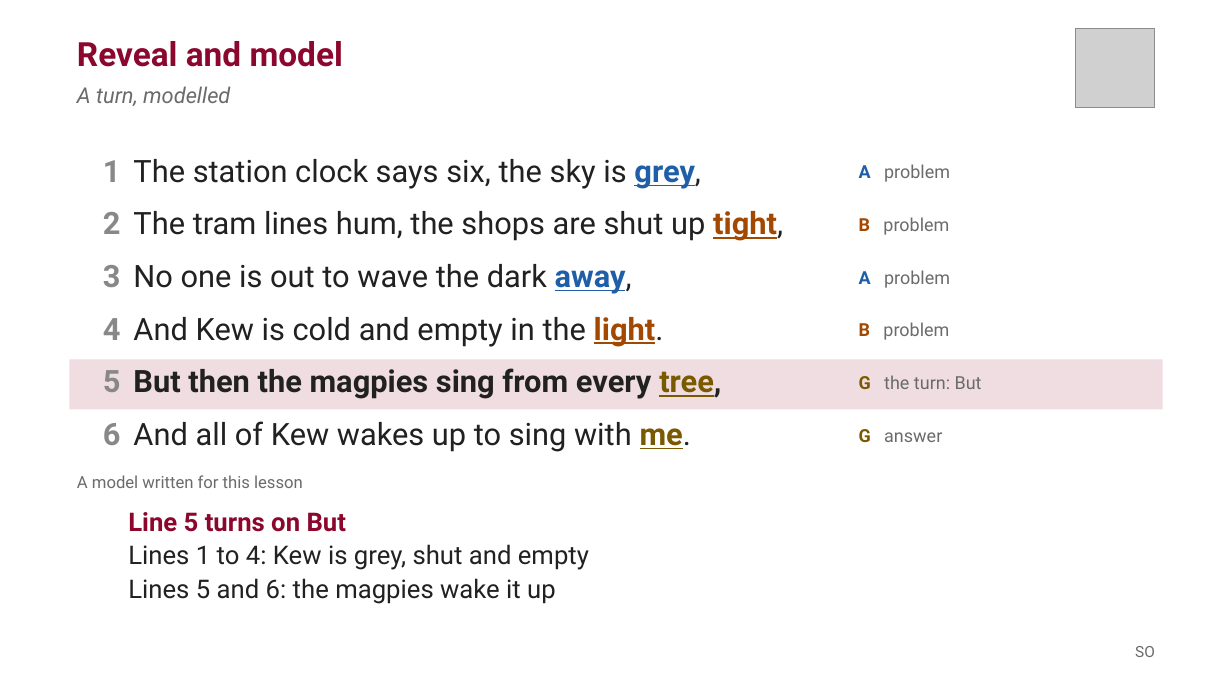
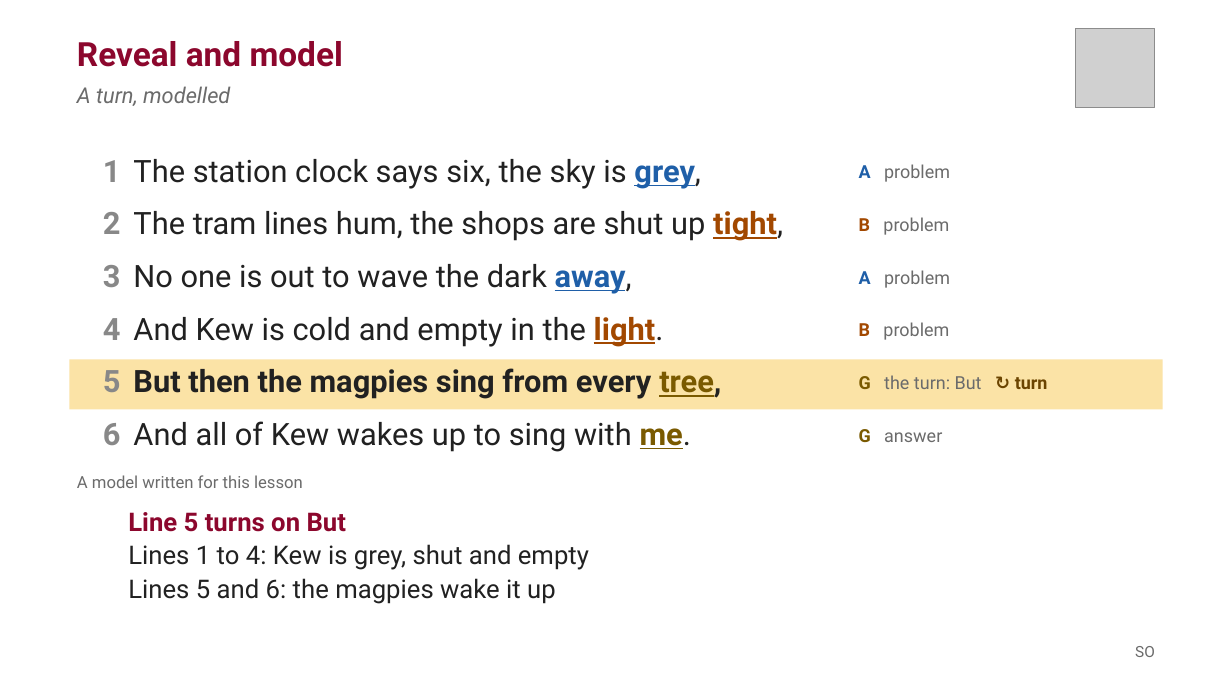
Before and after one commit to liaminhawai-cmd/Bone-Sparrow, a slide deck: slide 25 of SonnetsDeck.pptx (slide 23 before the commit). Drawn at 1232x693 pixels with LibreOffice and Linux fonts; fonts in the diff are those of the drawing; grey boxes stand for pictures. Boxes give left, top, right and bottom in pixels: in the first picture for what was removed or moved away, otherwise in the second. Text is boxed around its words. In the diff, an @@ line names an element or a change of style, - is before the commit and + after.

```diff
--- a/SonnetsDeck.pptx
+++ b/SonnetsDeck.pptx
@@ rectangle at [69, 360, 1163, 409]: fill #F0DDE2 to #FBE3A6 @@
@@ text at [859, 375, 1048, 389]: text changed @@
-G the turn: But
+G the turn: But ↻ turn
```
Also in this commit, not shown: 6 other slides changed, 2 slides added, 10 other files.
